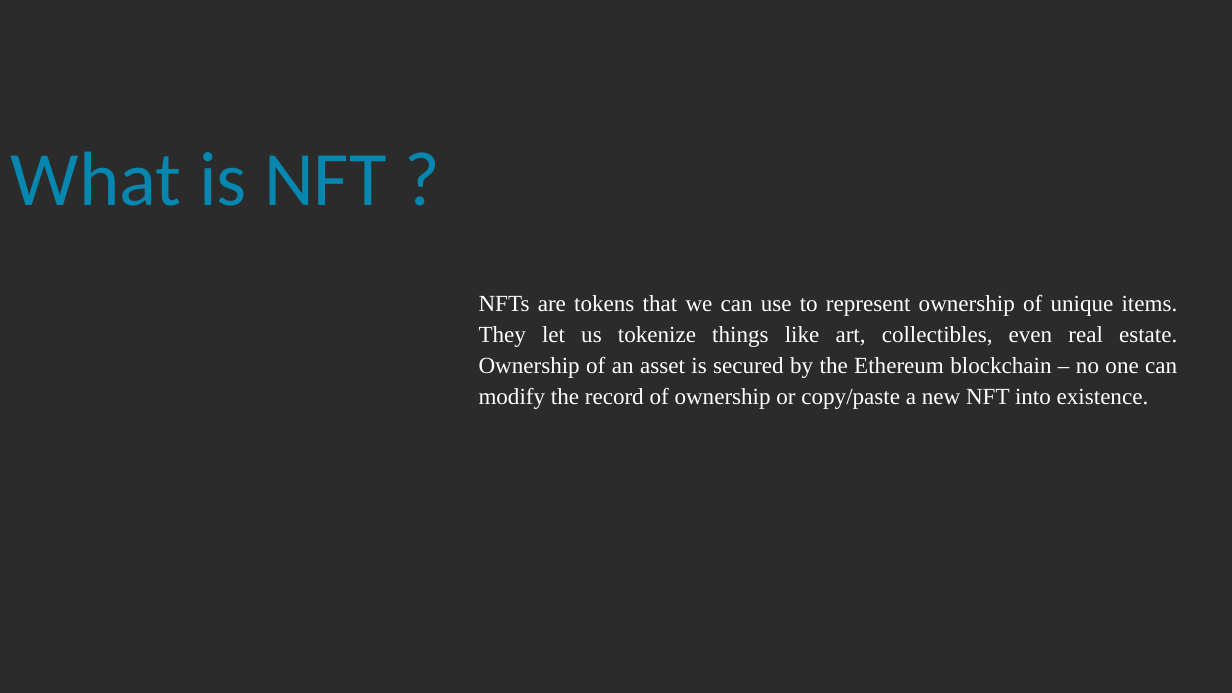
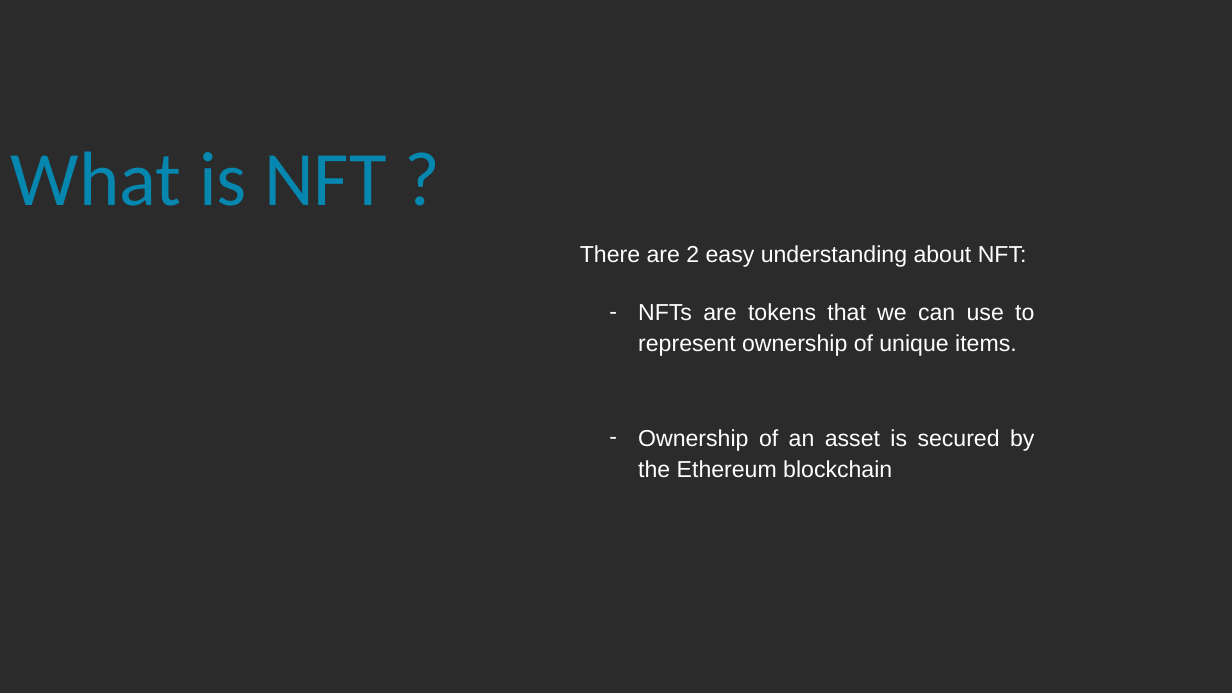
Before and after one commit to qhoangf/My-dapp, a slide deck: slide 9 of Presentation_ProjectOnSoftwareEngineering.pptx. Drawn at 1232x693 pixels with LibreOffice and Linux fonts; fonts in the diff are those of the drawing; background and template pictures are left out; a plain dark background stands for a picture behind light text. Boxes give left, top, right and bottom in pixels: in the first picture for what was removed or moved away, otherwise in the second. Text is boxed around its words. In the diff, an @@ line names an element or a change of style, - is before the commit and + after.

```diff
--- a/Presentation_ProjectOnSoftwareEngineering.pptx
+++ b/Presentation_ProjectOnSoftwareEngineering.pptx
@@ text added at [580, 245, 1027, 267], 18 pt, text #FFFFFF @@
+There are 2 easy understanding about NFT:
@@ text at [638, 303, 1034, 478]: text changed; font Times New Roman to Arial @@
-NFTs are tokens that we can use to represent ownership of unique items. They let us tokenize things like art, collectibles, even real estate. Ownership of an asset is secured by the Ethereum blockchain – no one can modify the record of ownership or copy/paste a new NFT into existence.
+– NFTs are tokens that we can use to represent ownership of unique items.
+– Ownership of an asset is secured by the Ethereum blockchain
```
Also in this commit, not shown: 7 other slides changed, 1 slide added, 2 slides removed, 1 other file.
